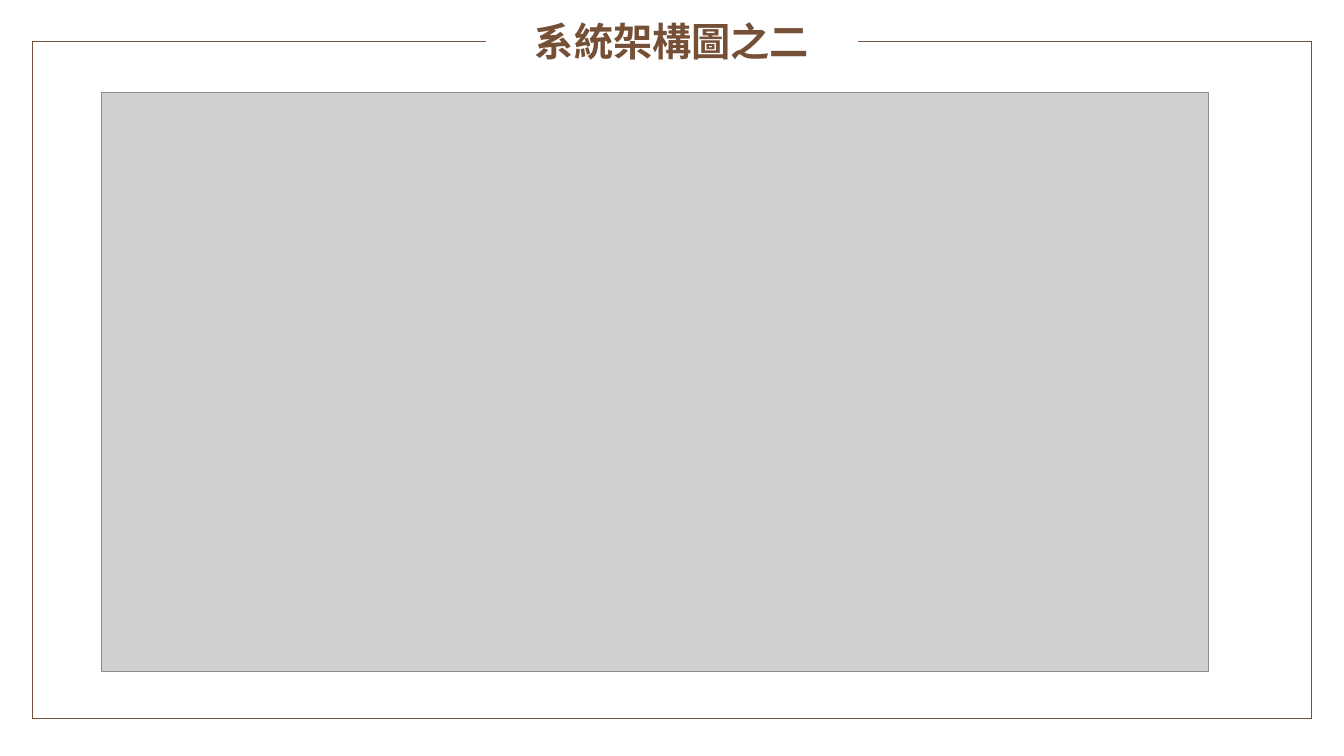
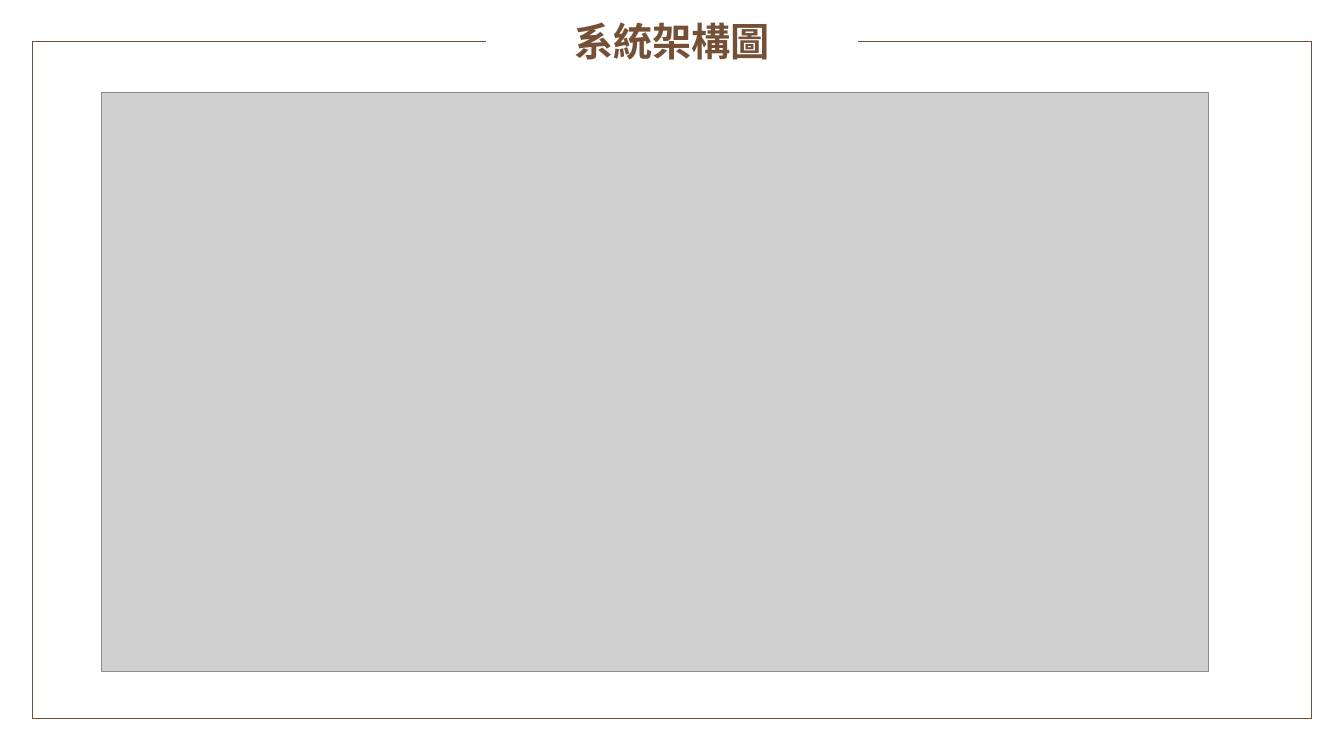
Before and after one commit to 02543420/107_SE_Team-12, a slide deck: slide 11 of 107_SE_Team12_AR RPG結合區域行銷.pptx (slide 12 before the commit). Drawn at 1344x756 pixels with LibreOffice and Linux fonts; fonts in the diff are those of the drawing; grey boxes stand for pictures; background and template pictures are left out. Boxes give left, top, right and bottom in pixels: in the first picture for what was removed or moved away, otherwise in the second. Text is boxed around its words. In the diff, an @@ line names an element or a change of style, - is before the commit and + after.

```diff
--- a/107_SE_Team12_AR RPG結合區域行銷.pptx
+++ b/107_SE_Team12_AR RPG結合區域行銷.pptx
@@ text at (574, 22, 770, 60): text changed @@
-系統架構圖之二
+系統架構圖
```
Also in this commit, not shown: 3 other slides changed, 1 other file.
